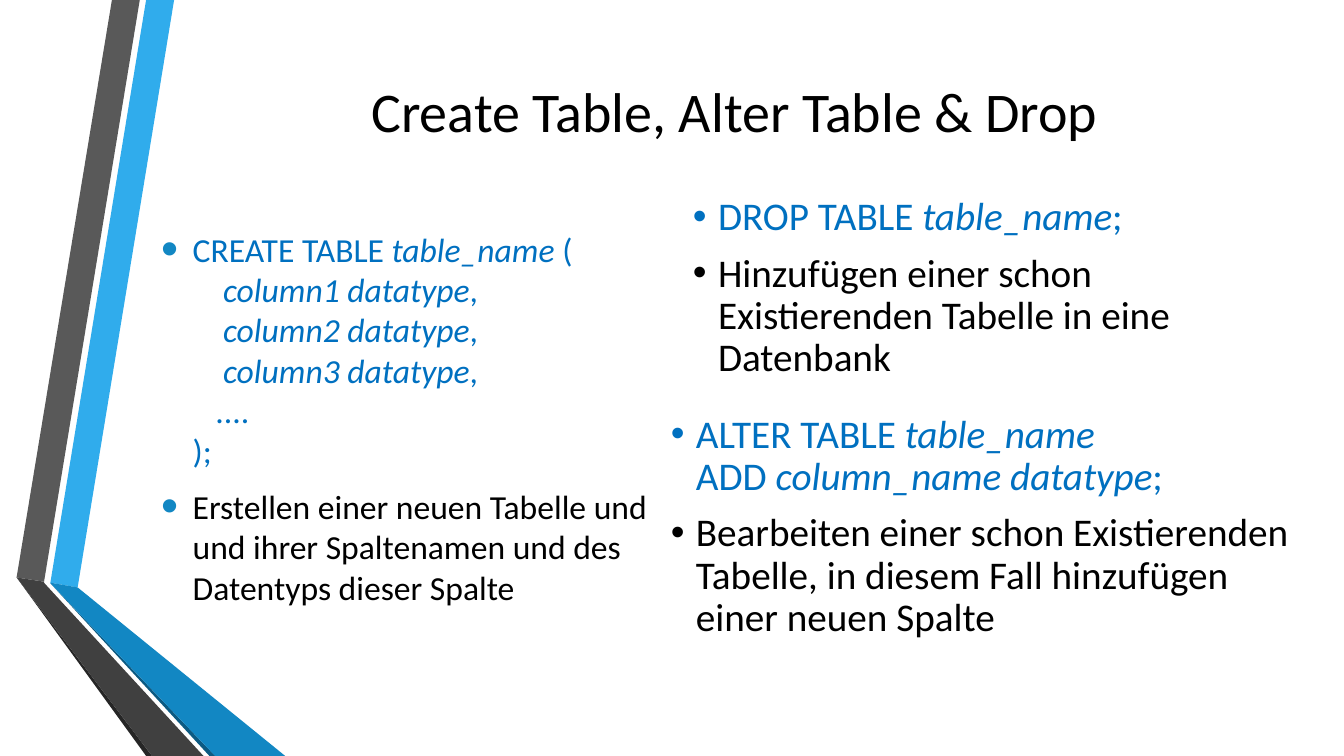
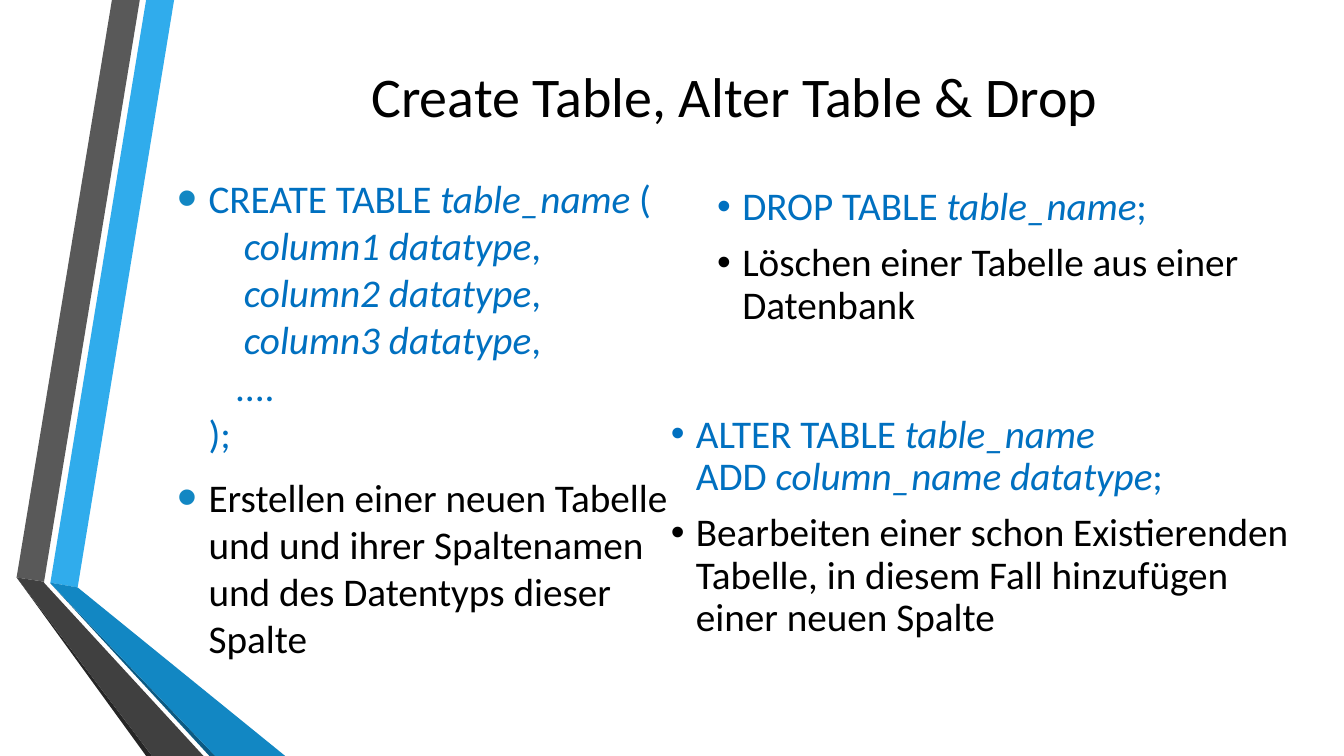
Before and after one commit to johzip/SQL_Presentation, a slide deck: slide 5 of Presentation.pptx (slide 3 before the commit). Drawn at 1344x756 pixels with LibreOffice and Linux fonts; fonts in the diff are those of the drawing; background and template pictures are left out. Boxes give left, top, right and bottom in pixels: in the first picture for what was removed or moved away, otherwise in the second. Text is boxed around its words. In the diff, an @@ line names an element or a change of style, - is before the commit and + after.

```diff
--- a/Presentation.pptx
+++ b/Presentation.pptx
@@ title "Create Table, Alter Table & ...": place and size @@
-title "Create Table, Alter Table & ..." at [371, 93, 1097, 141]
+title "Create Table, Alter Table & ..." at [371, 78, 1097, 126]
@@ text "CREATE TABLE table_name ( column1 ...": place and size @@
-text "CREATE TABLE table_name ( column1 ..." at [193, 238, 647, 606]
+text "CREATE TABLE table_name ( column1 ..." at [209, 185, 667, 660]
@@ text "CREATE TABLE table_name ( column1 ..." at [209, 185, 667, 660]: size 24 to 28 pt @@
@@ text "DROP TABLE table_name;": place and size @@
-text "DROP TABLE table_name;" at [718, 202, 1169, 372]
+text "DROP TABLE table_name;" at [742, 192, 1238, 320]
@@ text at [742, 248, 1238, 320]: text changed @@
-• Hinzufügen einer schon Existierenden Tabelle in eine Datenbank
+• Löschen einer Tabelle aus einer Datenbank
```
Also in this commit, not shown: 3 other slides changed, 11 slides added, 2 slides removed, 8 other files.
